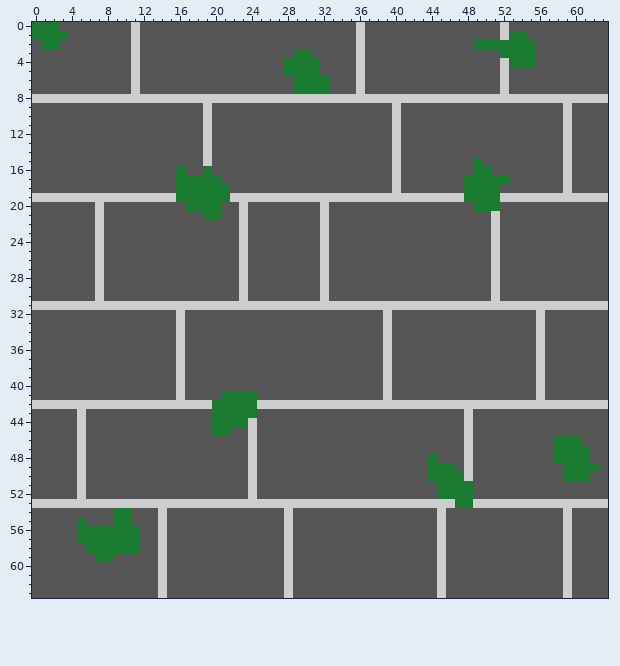
File history of a pixel-art sprite, 50-50/sprites/sBackground/layers/d6d6825e-6056-4248-ab97-3f3024fba12d/9e46dfda-8faf-478b-af52-d74d465dc4f6.png. The picture above is the old version.
The file is 64x64 pixels.
Now the later version:
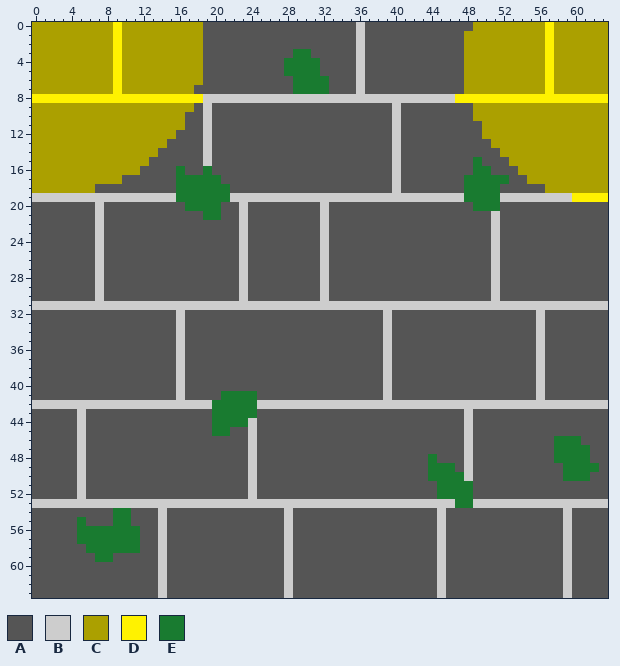
Palette (. is transparent): A #555555  B #cdcdcd  C #aba000  D #fff200  E #197b30
What changed:
Colour A becomes colour C in row 0 at x 3 to 8, 10, 12 to 18, 49 to 51, 53 to 56 and 58 to 63; in row 1 at x 4 to 8, 10, 12 to 18, 48 to 51, 55 to 56 and 58 to 63; in row 2 at x 0, 3 to 8, 10, 12 to 18, 48, 56 and 58 to 63; in rows 3 to 4 at x 0 to 8, 10, 12 to 18, 48 to 51, 56 and 58 to 63; in rows 5 to 6 at x 0 to 8, 10, 12 to 18, 48 to 51, 53 to 56 and 58 to 63; in row 7 at x 0 to 8, 10, 12 to 17, 48 to 51, 53 to 56 and 58 to 63.
Colour A becomes colour C in row 9 at x 0 to 17, 49 to 58 and 60 to 63; in row 10 at x 0 to 16, 49 to 58 and 60 to 63; in row 11 at x 0 to 16, 50 to 58 and 60 to 63; in row 12 at x 0 to 15, 50 to 58 and 60 to 63; in row 13 at x 0 to 14, 51 to 58 and 60 to 63; in row 14 at x 0 to 13, 52 to 58 and 60 to 63.
Colour A becomes colour C in row 15 at x 0 to 12, 53 to 58 and 60 to 63; in row 16 at x 0 to 11, 54 to 58 and 60 to 63; in row 17 at x 0 to 9, 55 to 58 and 60 to 63; in row 18 at x 0 to 6, 57 to 58 and 60 to 63.
Colour B becomes colour C in rows 0 to 1 at x 11 and 52; in rows 2 to 3 at x 11; in rows 4 to 7 at x 11 and 52; in rows 9 to 18 at x 59.
Colour E becomes colour C in row 0 at x 0 to 2; in row 1 at x 0 to 3 and 53 to 54; in row 2 at x 1 to 2 and 49 to 55; in row 3 at x 52 to 55; in row 4 at x 53 to 55.
Colour A becomes colour D in rows 0 to 7 at x 9 and 57.
Colour B becomes colour D in row 8 at x 0 to 18 and 47 to 63; in row 19 at x 60 to 63.
Boxes around the changes in both pictures, in picture pixels (x1, y1, x2, y2):
changed: (32, 22, 203, 193)
changed: (455, 22, 608, 202)
